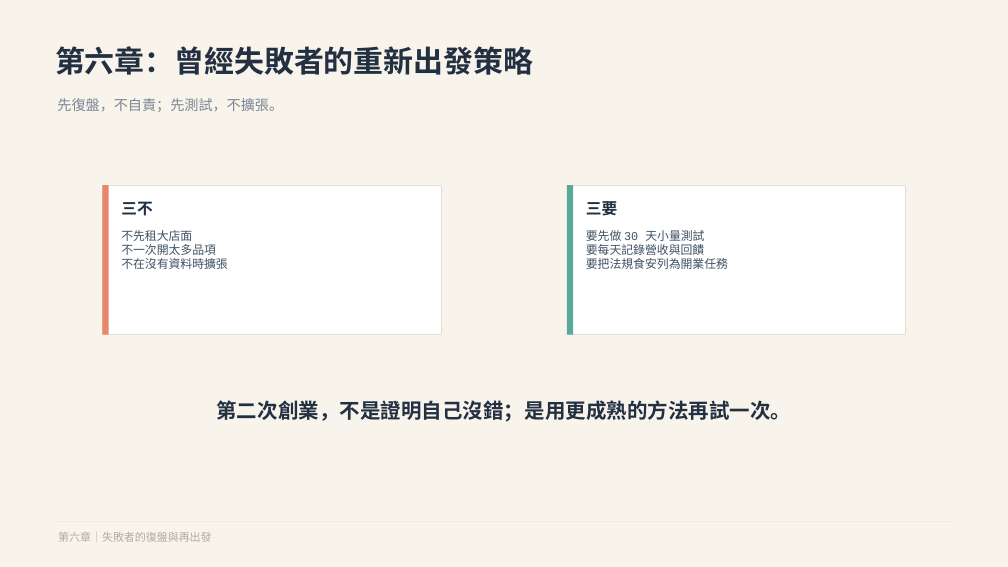
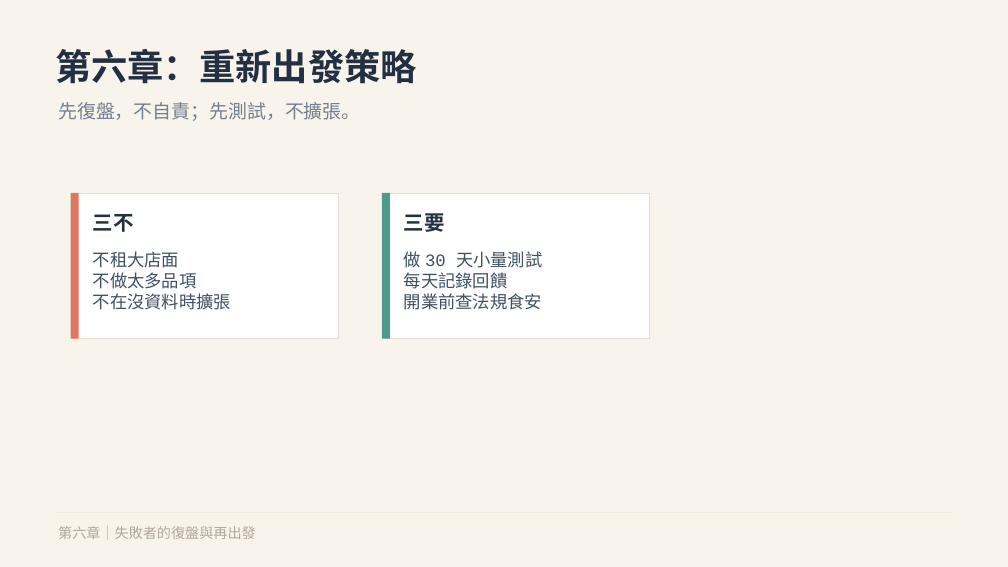
Before and after one commit to davidivy/20260601-new, a slide deck: slide 13 of 微型餐飲創業教學簡報_葉佳山.pptx. Drawn at 1008x567 pixels with LibreOffice and Linux fonts; fonts in the diff are those of the drawing. Boxes give left, top, right and bottom in pixels: in the first picture for what was removed or moved away, otherwise in the second. Text is boxed around its words. In the diff, an @@ line names an element or a change of style, - is before the commit and + after.

```diff
--- a/微型餐飲創業教學簡報_葉佳山.pptx
+++ b/微型餐飲創業教學簡報_葉佳山.pptx
@@ text at (55,49,417,84): text changed; size 28.5 to 34.5 pt @@
-第六章：曾經失敗者的重新出發策略
+第六章：重新出發策略
@@ text "先復盤，不自責；先測試，不擴張。" at (58,102,360,121): size 13.5 to 18 pt, text colour #7B8794 to #728090 @@
@@ rectangle: place and size @@
-rectangle at (102,185,441,335)
+rectangle at (71,193,339,339)
@@ rectangle: place and size @@
-rectangle at (102,185,108,335)
+rectangle at (71,193,79,339)
@@ rectangle at (71,193,79,339): fill #E8866C to #E1765E @@
@@ rectangle: place and size @@
-rectangle at (567,185,906,335)
+rectangle at (382,193,650,339)
@@ rectangle: place and size @@
-rectangle at (567,185,573,335)
+rectangle at (382,193,389,339)
@@ rectangle at (382,193,389,339): fill #5BA99A to #4D9A8C @@
@@ text "三不": place and size @@
-text "三不" at (121,201,152,216)
+text "三不" at (93,214,134,232)
@@ text "三不" at (93,214,134,232): size 15 to 19.5 pt @@
@@ text "三要" at (404,213,445,232): size 15 to 19.5 pt @@
@@ text "三要": place and size @@
-text "三要" at (586,201,617,216)
+text "三要" at (404,213,445,232)
@@ text at (93,251,231,310): text changed; size 11.2 to 16.5 pt @@
-不先租大店面
-不一次開太多品項
-不在沒有資料時擴張
+不租大店面
+不做太多品項
+不在沒資料時擴張
@@ text at (404,251,542,310): text changed; size 11.2 to 16.5 pt @@
-要先做 30 天小量測試
-要每天記錄營收與回饋
-要把法規食安列為開業任務
+做 30 天小量測試
+每天記錄回饋
+開業前查法規食安
@@ text removed at (216,400,791,422) @@
-第二次創業，不是證明自己沒錯；是用更成熟的方法再試一次。
@@ text "第六章｜失敗者的復盤與再出發" at (58,526,256,539): size 10.5 to 13.5 pt, text colour #B5A99A to #B3A79B @@
```
Also in this commit, not shown: 13 other slides changed, 1 slide added, 2 slides removed, 1 other file.
